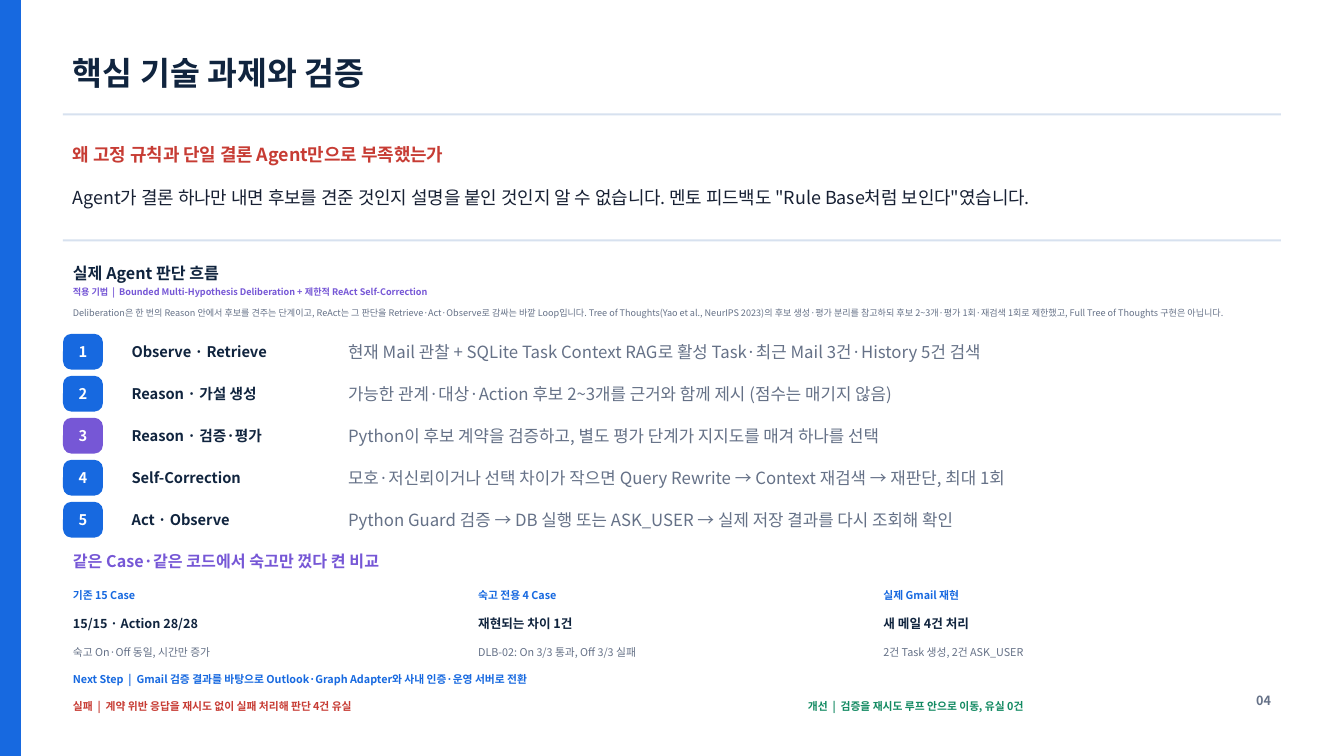
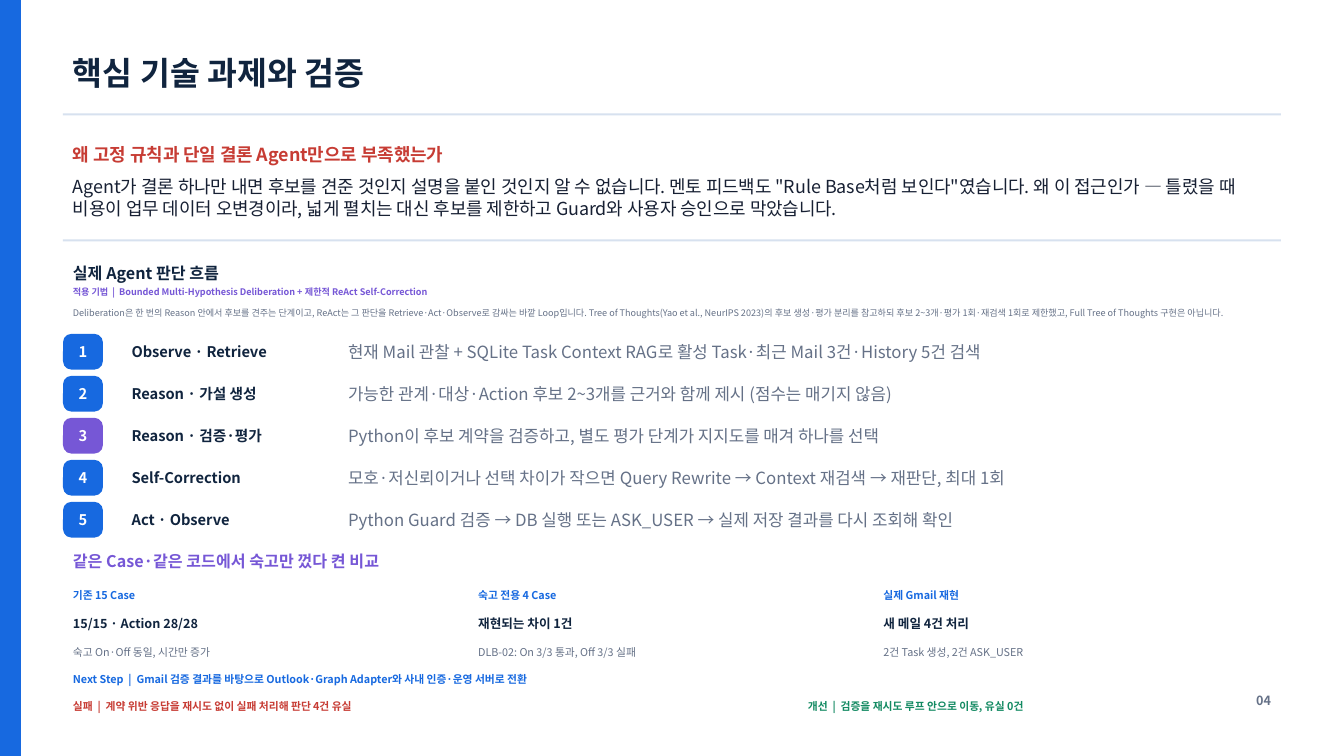
Before and after one commit to 100aniv/mailtaskagent, a slide deck: slide 4 of Docs/PRESENTATION/2. 최종/09285_백준현_AI_Master_최종발표자료_v12.pptx. Drawn at 1344x756 pixels with LibreOffice and Linux fonts; fonts in the diff are those of the drawing. Boxes give left, top, right and bottom in pixels: in the first picture for what was removed or moved away, otherwise in the second. Text is boxed around its words. In the diff, an @@ line names an element or a change of style, - is before the commit and + after.

```diff
--- a/Docs/PRESENTATION/2. 최종/09285_백준현_AI_Master_최종발표자료_v12.pptx
+++ b/Docs/PRESENTATION/2. 최종/09285_백준현_AI_Master_최종발표자료_v12.pptx
@@ text at [73,178,1236,219]: text changed @@
-Agent가 결론 하나만 내면 후보를 견준 것인지 설명을 붙인 것인지 알 수 없습니다. 멘토 피드백도 "Rule Base처럼 보인다"였습니다.
+Agent가 결론 하나만 내면 후보를 견준 것인지 설명을 붙인 것인지 알 수 없습니다. 멘토 피드백도 "Rule Base처럼 보인다"였습니다. 왜 이 접근인가 — 틀렸을 때 비용이 업무 데이터 오변경이라, 넓게 펼치는 대신 후보를 제한하고 Guard와 사용자 승인으로 막았습니다.
```
Also in this commit, not shown: 2 other slides changed, 9 other files.
